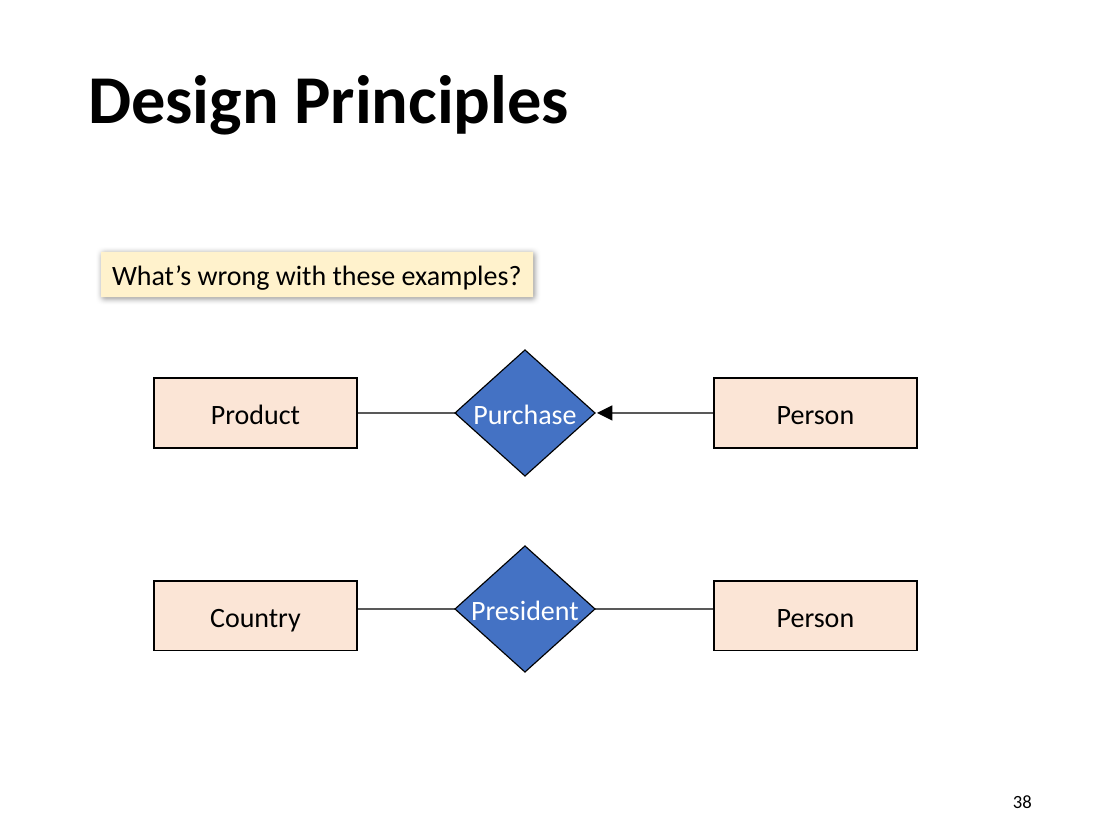
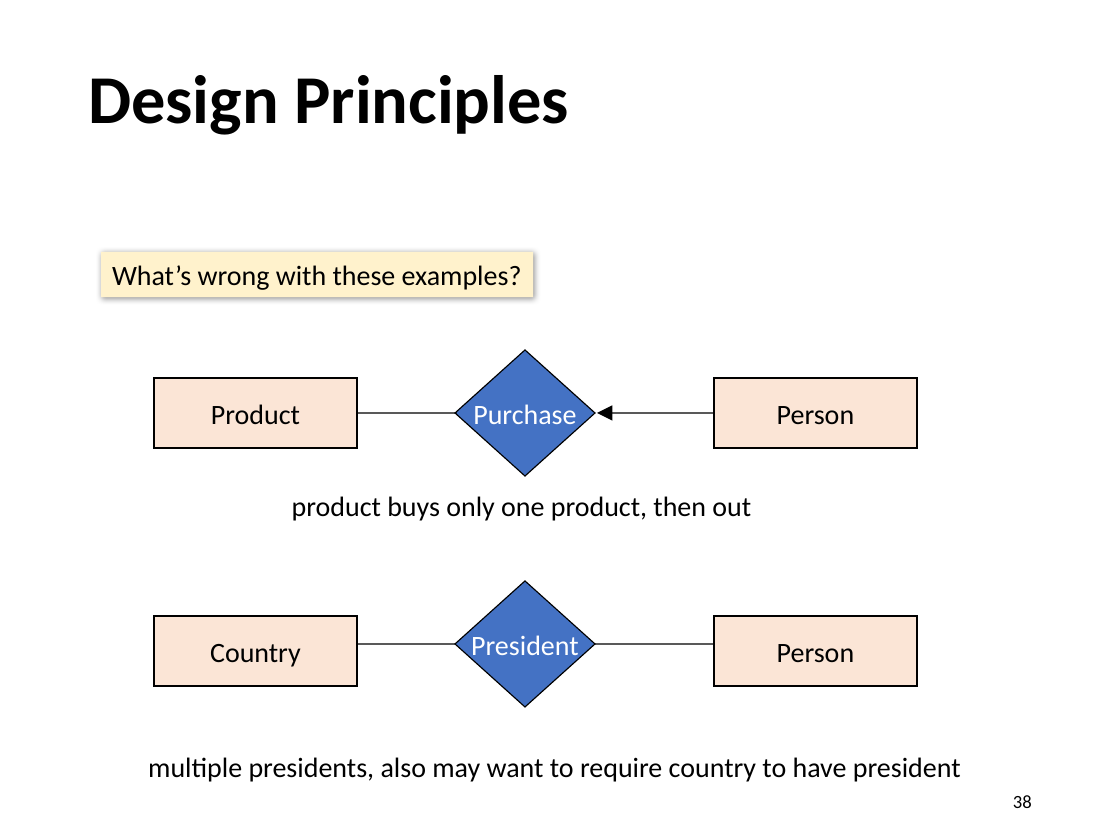
Before and after one commit to sfu-db/cmpt354, a slide deck: slide 38 of Lectures/lec8-er-model.pptx. Drawn at 1120x840 pixels with LibreOffice and Linux fonts; fonts in the diff are those of the drawing. Boxes give left, top, right and bottom in pixels: in the first picture for what was removed or moved away, otherwise in the second. Text is boxed around its words. In the diff, an @@ line names an element or a change of style, - is before the commit and + after.

```diff
--- a/Lectures/lec8-er-model.pptx
+++ b/Lectures/lec8-er-model.pptx
@@ text added at (x1=292, y1=496, x2=751, y2=521), 18 pt, text #000000 @@
+product buys only one product, then out
@@ 2 rectangles, 2 lines, 1 diamond moved together from (x1=155, y1=547, x2=917, y2=672) to (x1=155, y1=581, x2=917, y2=707) @@
@@ text added at (x1=148, y1=757, x2=961, y2=782), 18 pt, text #000000 @@
+multiple presidents, also may want to require country to have president
```
Also in this commit, not shown: 6 other slides changed, 1 slide added, 5 other files.
